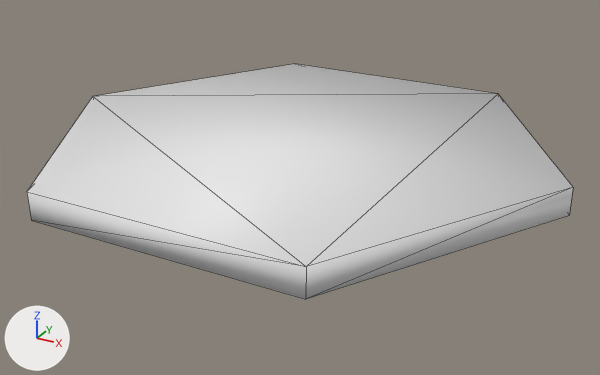
What one commit did to the FBX model Assets/Meshes/Hexmesh.fbx.
Before and after are seen from a camera (50 mm lens) standing at (0.705, -1.277, 0.538) and looking at (0.011, -0.016, -0.093). The lights are fixed; the arrows at lower left show +X, +Y and +Z. Mesh edges are drawn as thin lines. Where no turn or scale is listed for an object, it has been applied to the vertices.

In view in the first picture: 'HexTop_Pasture'.
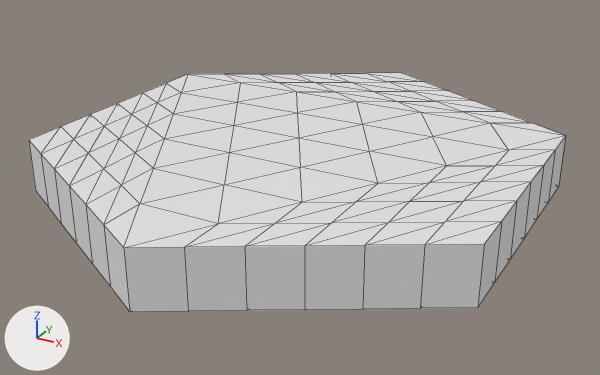
Changed parts and their boxes [x1, y1, x2, y2] in the pictures (600 x 375 px):
```json
{"object": "HexTop_Pasture", "change": "reshaped, moved", "before": [27, 64, 573, 299], "after": [29, 73, 565, 312]}
{"part": 1, "of": "me_mesh", "change": "built on", "before": [27, 64, 573, 299], "after": [29, 73, 565, 312]}
```

Scene script edits in JSON lines:
```json
{"block": "me_mesh", "where": "# used by ob_hextop_pasture; location = (0.0, 0.0, 0.0)"}
{"op": "remove", "block": "me_mesh", "code": "me_mesh.from_pydata(...)  # 12 vertices, 20 faces; spans x -0.5..0.5, y -0.433..0.433, z -0.045..0.005"}
{"op": "add", "block": "me_mesh", "code": "me_mesh.from_pydata(...)  # 182 vertices, 324 faces; spans x -0.433..0.433, y -0.5..0.5, z -0.052..0.052"}
{"block": "me_mesh", "change": "me_mesh part 1: the whole mesh is rebuilt"}
{"block": "me_mesh", "change": "me_mesh part 2: the surface is now shaded flat"}
{"op": "set", "path": "ob_hextop_pasture.location", "old": "(0.0, 0.0, 0.0)", "new": "(0.0, 0.0, -0.052)"}
```
